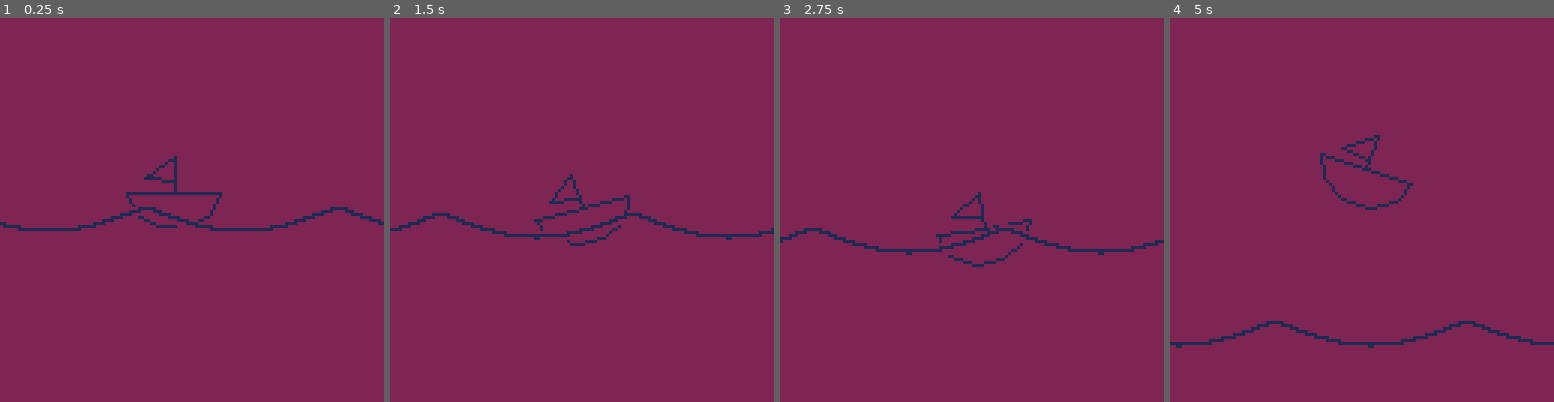
Above: before the commit, frames 1-4 (left to right).
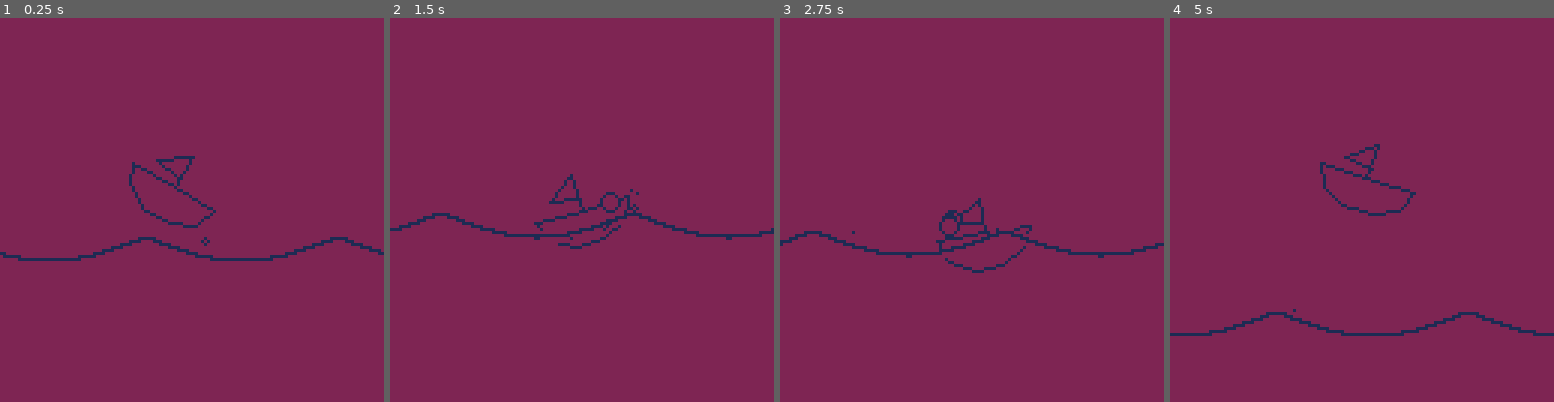
Above: after the commit, the same moments.

Repository: seleb/SimpleJam
Game: PICO-8 cartridge sailin.p8
Same seed, same stepped clock (60 frames per second), same inputs: the game is played once before the commit and once after it.
Inputs:
- Up to frame 1 (0.25 s): no input
- Up to frame 2 (1.5 s): no input
- Up to frame 3 (2.75 s): hold Right 1.6-2.1 s; hold Up 2.15-2.42 s; hold Right from 2.47 s (still down)
- Up to frame 4 (5 s): release Right at 3.03 s; hold Left 3.08-3.58 s; hold Right 4.02-4.68 s; hold Up from 4.73 s (still down)

The runs differ from the first frame. In frame 1, 2.8% of the frame differs, in the area x 0-100%, y 35-64%; in frame 2, 0.6%; in frame 3, 2.5%; in frame 4, 3.0%, in the area x 0-100%, y 30-86%.

Commit message:
splashes

Diff:
--- a/sailin.p8
+++ b/sailin.p8
@@ -3,15 +3,15 @@
 __lua__
 cam = {}
 player = {}
-
+bubbles ={}
+splashes = {}
+grav = 1
 
 function lerp(a,b,t)
  return a+(b-a)*t
 end
 
 function _init()
- test = 0
-
  player.x = 0
  player.y = 0
  player.a = 0
@@ -24,7 +24,43 @@
  cam.y = player.y
 end
 
+function update_splashes(s)
+ if s.kill then
+  if s.r > 1 then
+   for i=0,rnd(s.r) do
+    local s2 = {}
+    s2.x = s.x
+    s2.y = s.y
+    s2.vx = rnd(2)*sgn(-s.vx)
+    s2.vy = -rnd(s.vy)-1
+    s2.r = rnd(s.r)
+    add(splashes,s2)
+   end
+  end
+  del(splashes,s)
+  return
+ end
+ s.vy += grav
+
+
+ s.x += s.vx
+ s.y += s.vy
+
+ if s.y+s.r > wave(s.x) and s.vy > 0 then
+  s.kill = true
+  return
+ end
+
+ if abs(s.x-cam.x) > 128+s.r
+ or abs(s.y-cam.y) > 128+s.r
+ then
+  s.kill = true
+ end
+end
+
 function _update()
+ foreach(splashes, update_splashes)
+
  --move
  local speed = 0.5
  if btn(0) then
@@ -53,16 +89,24 @@
 	player.vx = lerp(0,player.vx,0.8)
 	player.va = lerp(0,player.va,0.5)
 
- player.vy += 1
-
- local pwave = wave(player.x)+2
+ player.vy += grav
+
+ local pwave = wave(player.x)-8
  if player.y > pwave then
   if player.air then
    player.air = false
+   for i = 0,abs(player.vy),3 do
+   local s = {}
+   s.x = player.x + 10*sgn(-player.vx) + rnd(6)-3
+   s.y = player.y + rnd(6)-3
+   s.vx = rnd(2)*sgn(-player.vx)
+   s.vy = -rnd(abs(player.vy))-1
+   s.r = flr(rnd(2)+2)
+   add(splashes,s)
+   end
   end
    player.vy -= (player.y-pwave)*0.9
    player.vy *= 0.8
-
  else
   player.air = true
  end
@@ -74,6 +118,14 @@
 
  cam.x = lerp(cam.x, player.x-64, 0.25)
  cam.y = lerp(cam.y, player.y-64, 0.25)
+end
+
+function draw_splashes(s)
+ color(2)
+ circfill(s.x,s.y,s.r)
+ color(1)
+
+ circ(s.x,s.y,s.r)
 end
 
 function _draw()
@@ -84,8 +136,9 @@
  camera(cam.x, cam.y)
 
  draw_boat()
-
  draw_waves()
+ foreach(splashes, draw_splashes)
+
  --[[color(2)
  for x = cam.x,cam.x+128 do
   line(x,11+wave(x),x,12+wave(x+1))
@@ -156,13 +209,13 @@
   local w1 = wave(x)
   local w2 = wave(x+1)
 
-  rectfill(x,9+w1,x,12+w2)
+  rectfill(x,-1+w1,x,2+w2)
  end
  color(1)
  for x = cam.x,cam.x+128 do
   local w1 = wave(x)
   local w2 = wave(x+1)
-  line(x,10+w1,x,10+w2)
+  line(x,w1,x,w2)
  end
 end
 
